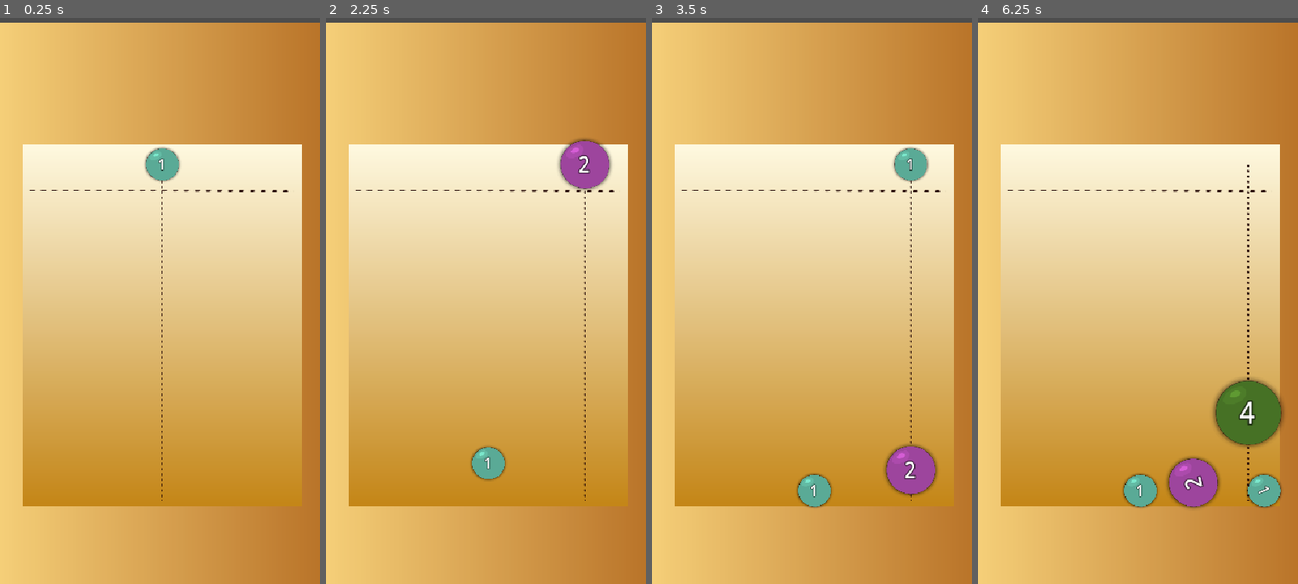
Above: before the commit, frames 1-4 (left to right).
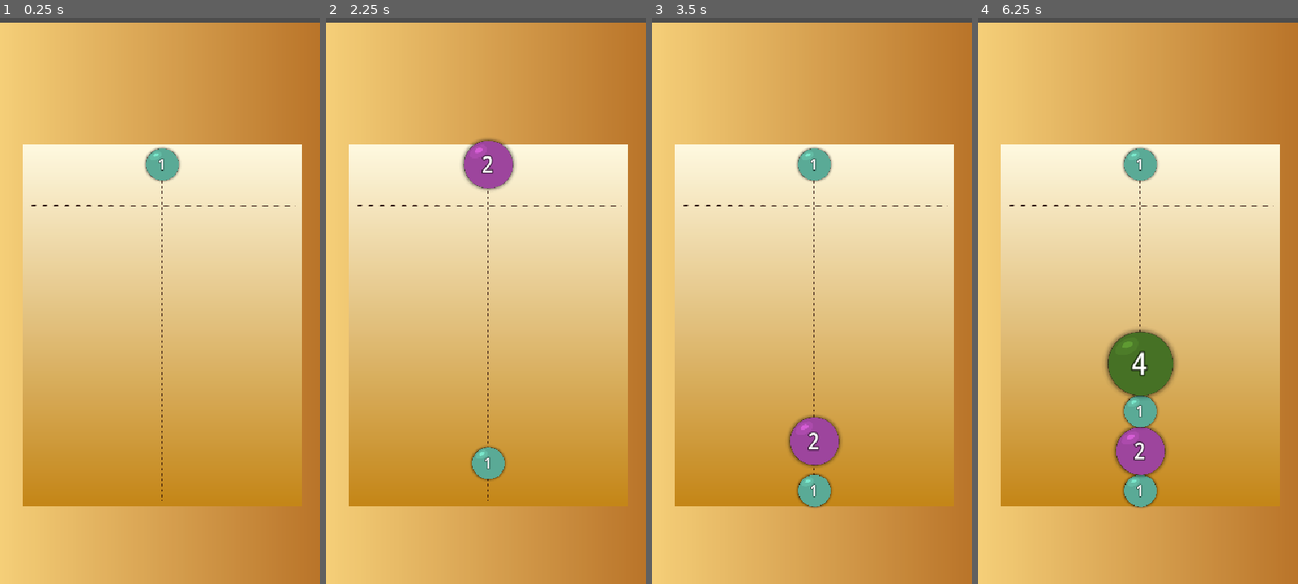
Above: after the commit, the same moments.

Repository: fteppe/ball-2048
Game: Godot game, scene res://MainMap.tscn
Two runs of this game, one before a commit and one after it. Both use one fixed random seed, a clock stepped at 60 frames per second and the inputs below.
Inputs (mouse positions are in pixels of both pictures, inside the frame that each line leads up to):
- Up to frame 1 (0.25 s): no input
- Up to frame 2 (2.25 s): tap Enter at 0.5 s; move the mouse to (556, 238) at 0.52 s; click (556, 238) at 0.67 s; move the mouse to (422, 301) at 1.27 s; click (422, 301) at 1.42 s; move the mouse to (518, 131) at 2.02 s; click (518, 131) at 2.17 s
- Up to frame 3 (3.5 s): move the mouse to (796, 397) at 2.77 s; click (796, 397) at 2.92 s
- Up to frame 4 (6.25 s): move the mouse to (1234, 363) at 3.52 s; click (1234, 363) at 3.67 s; move the mouse to (1042, 176) at 4.27 s; click (1042, 176) at 4.42 s; move the mouse to (1154, 272) at 5.02 s; click (1154, 272) at 5.17 s; move the mouse to (1090, 114) at 5.77 s; click (1090, 114) at 5.92 s

The runs differ from the first frame. In frame 1, 0.2% of the frame differs, in the area x 9-93%, y 30-34%; in frame 2, 2.9%; in frame 3, 3.9%; in frame 4, 8.8%, in the area x 9-96%, y 22-87%.

Commit message:
more fixes to game over

Diff:
--- a/MainMap.tscn
+++ b/MainMap.tscn
@@ -90,4 +90,4 @@
 position = Vector2(6, 0)
 
 [node name="DeathZone" parent="." unique_id=1998797930 instance=ExtResource("5_h7suj")]
-position = Vector2(-12, 53)
+position = Vector2(-9, 81)
--- a/ball_spawner.gd
+++ b/ball_spawner.gd
@@ -17,8 +17,9 @@
 	pass # Replace with function body.
 
 func _game_over(ball : Ball):
-	held_ball.queue_free()
-	held_ball = null
+	if held_ball:
+		held_ball.queue_free()
+		held_ball = null
 
 func ball_created(ball : Ball):
 	max_rank_reached = max(max_rank_reached, ball.rank)
@@ -55,16 +56,17 @@
 	if event is InputEventMouseButton:
 		if event.pressed && event.button_index == 1:
 			is_held = true
-		if event.is_released() && event.button_index == 1 && is_held && held_ball:
+		if event.is_released() && event.button_index == 1 && is_held:
 			is_held = false
-			held_ball.body_entered.connect(ball_collided)
-			held_ball.ball_destroyed_in_merge.connect(ball_collided)
-			held_ball.process_mode = Node.PROCESS_MODE_INHERIT
-			last_dropped_ball = held_ball
-			self.remove_child(held_ball)
-			held_ball = null
-			last_dropped_ball.global_position = $SpawnPoint.global_position
-			self.get_parent().add_child(last_dropped_ball)
+			if held_ball:
+				held_ball.body_entered.connect(ball_collided)
+				held_ball.ball_destroyed_in_merge.connect(ball_collided)
+				held_ball.process_mode = Node.PROCESS_MODE_INHERIT
+				last_dropped_ball = held_ball
+				self.remove_child(held_ball)
+				held_ball = null
+				last_dropped_ball.global_position = $SpawnPoint.global_position
+				self.get_parent().add_child(last_dropped_ball)
 
 func get_held_ball_radius() :
 	if held_ball:
